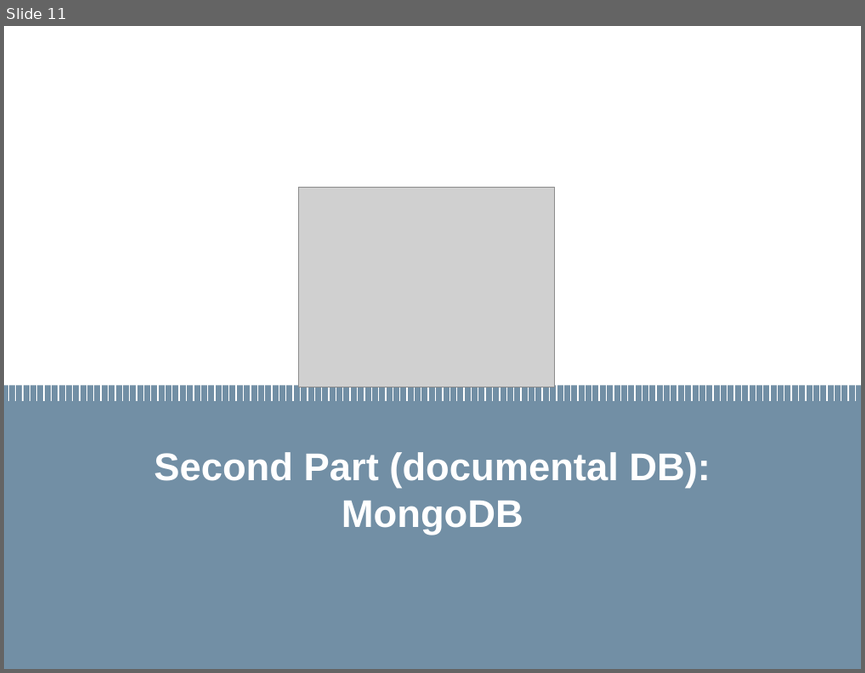
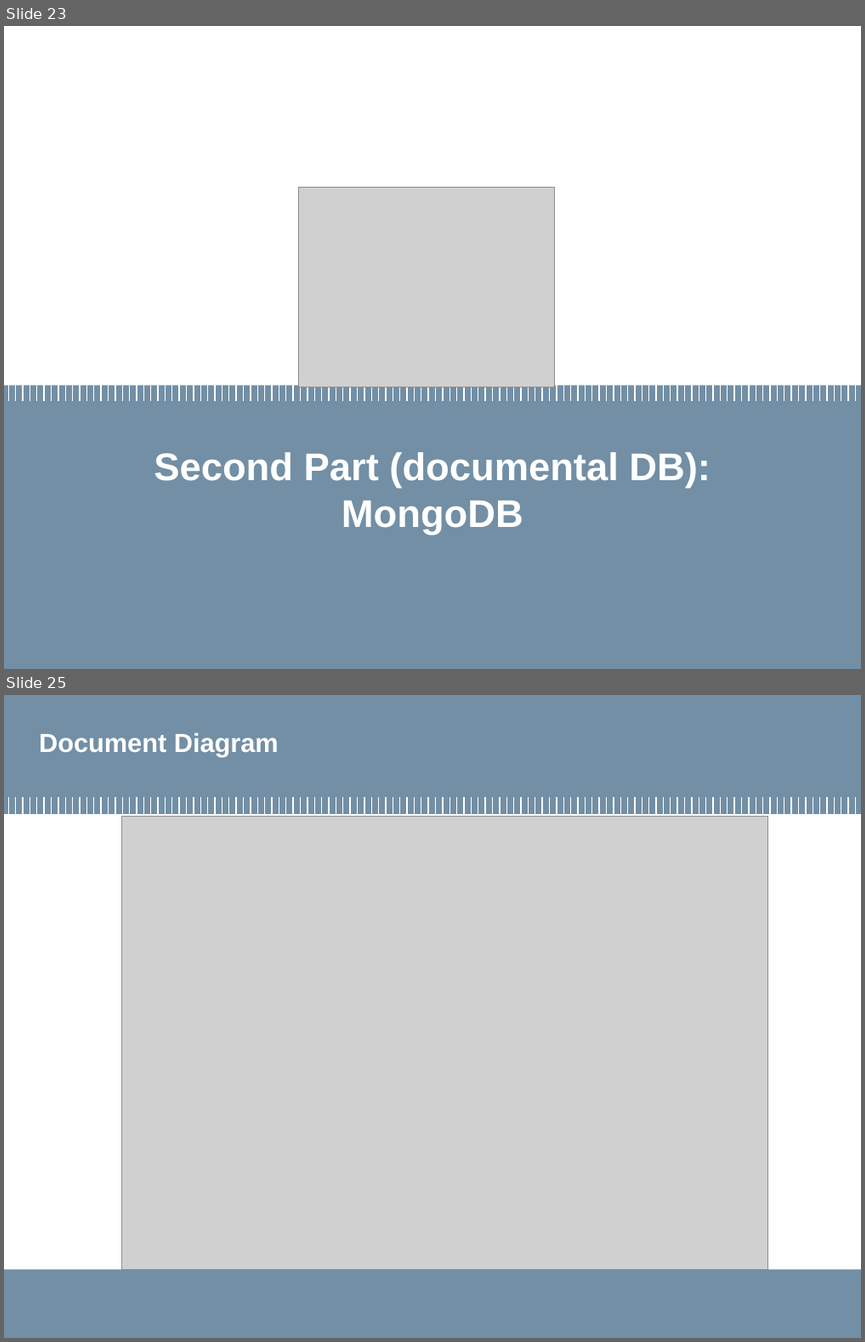
Before and after one commit to MarcoLucaPrevitera/BigData-Project, a slide deck: Presentation/FinalPresentation.pptx. Shown one above the other, each under a label of ours: slide 11 before the commit, slides 23 and 25 after it; the slides between them are not shown. The pictures are 865x673 and 865x1342 pixels, drawn with LibreOffice and Linux fonts; fonts in the diff are those of the drawing; grey boxes stand for pictures; background and template pictures are left out. Boxes give left, top, right and bottom in pixels: in the first picture for what was removed or moved away, otherwise in the second. Text is boxed around its words. In the diff, an @@ line names an element or a change of style, - is before the commit and + after.

```diff
--- a/Presentation/FinalPresentation.pptx
+++ b/Presentation/FinalPresentation.pptx
@@ slide 25 added at (4,695,861,1338), background #FFFFFF @@
@@ rectangle added at (4,695,861,814), fill #728FA5 @@
@@ title added at (39,732,279,756), 22 pt, text #FFFFFF, bold @@
+Document Diagram
@@ picture added at (122,816,768,1270) @@
@@ group added at (8,797,856,814): 120 lines @@
@@ rectangle added at (4,1269,861,1338), fill #728FA5 @@
@@ rectangle added at (4,1287,323,1323), fill #728FA5 @@
@@ what was slide 11 is now slide 23 @@
```
Also in this commit, not shown: 10 slides changed, 23 other slides added, 6 slides removed, 10 other files.
